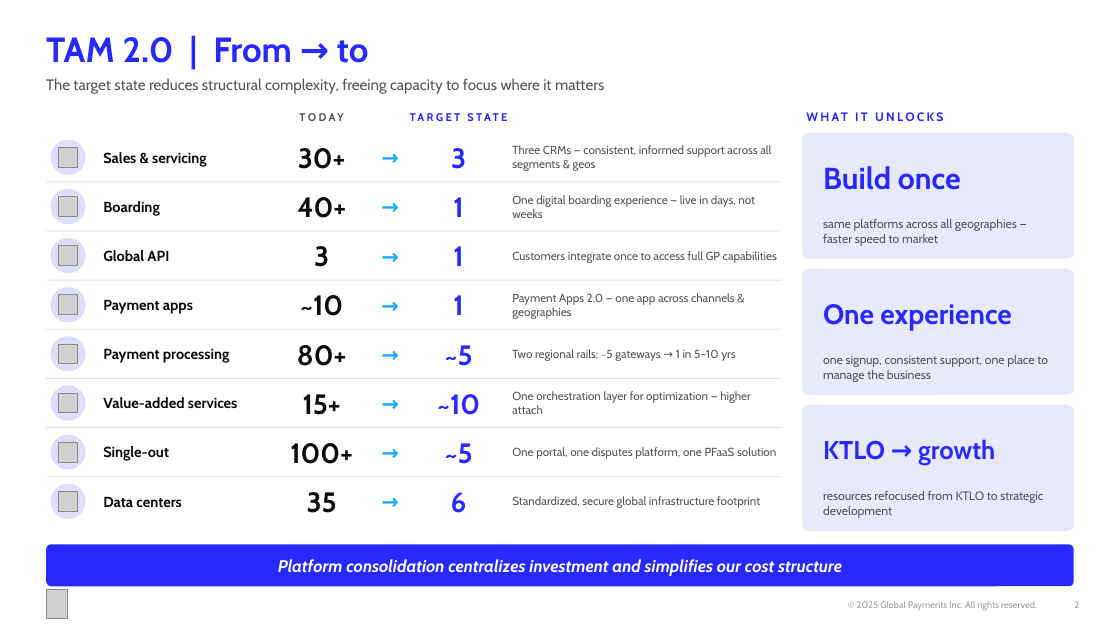
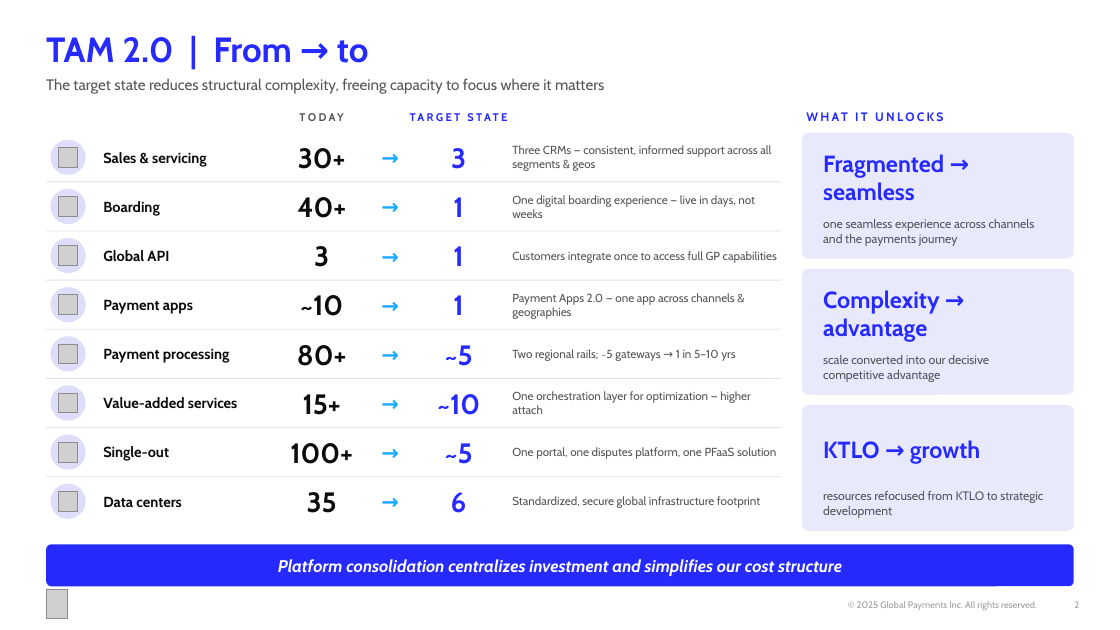
Before and after one commit to parthb102/Repo, a slide deck: slide 2 of TAM_2.0_Tech_Committee_2pager.pptx. Drawn at 1120x630 pixels with LibreOffice and Linux fonts; fonts in the diff are those of the drawing; grey boxes stand for pictures. Boxes give left, top, right and bottom in pixels: in the first picture for what was removed or moved away, otherwise in the second. Text is boxed around its words. In the diff, an @@ line names an element or a change of style, - is before the commit and + after.

```diff
--- a/TAM_2.0_Tech_Committee_2pager.pptx
+++ b/TAM_2.0_Tech_Committee_2pager.pptx
@@ text at box(823, 154, 944, 201): text changed; size 26 to 20 pt @@
-Build once
+Fragmented → seamless
@@ text at box(823, 219, 1035, 246): text changed @@
-same platforms across all geographies — faster speed to market
+one seamless experience across channels and the payments journey
@@ text at box(823, 290, 939, 342): text changed; size 24 to 20 pt @@
-One experience
+Complexity → advantage
@@ text at box(823, 355, 989, 382): text changed @@
-one signup, consistent support, one place to manage the business
+scale converted into our decisive competitive advantage
@@ text "KTLO → growth" at box(823, 440, 980, 464): size 22 to 20 pt @@
```
Also in this commit, not shown: 1 other slide changed.
